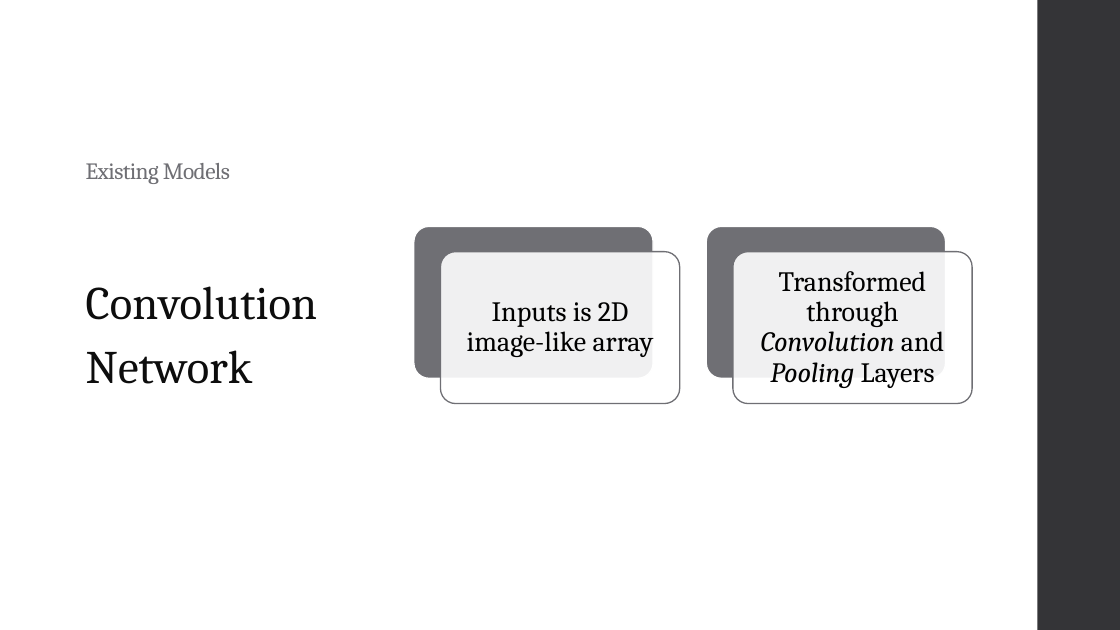
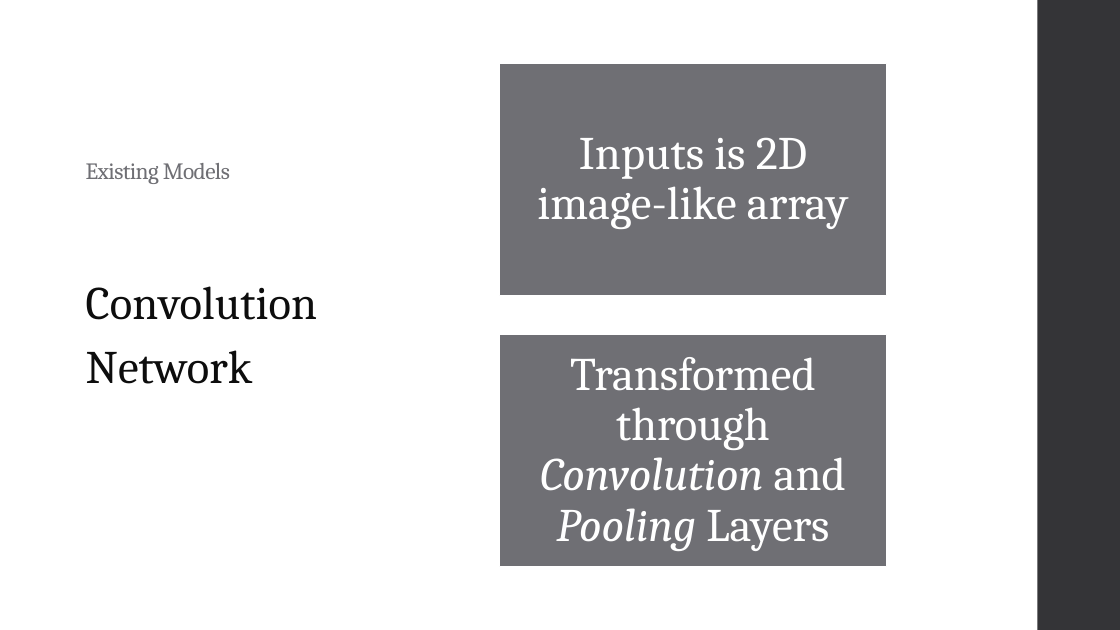
Before and after one commit to landonbuell/Buell-Senior-Thesis, a slide deck: slide 8 of JMMPaper/Musical Instrument Classification Using a Hybrid Neural Network BuellShort.pptx. Drawn at 1120x630 pixels with LibreOffice and Linux fonts; fonts in the diff are those of the drawing. Boxes give left, top, right and bottom in pixels: in the first picture for what was removed or moved away, otherwise in the second. Text is boxed around its words. In the diff, an @@ line names an element or a change of style, - is before the commit and + after.

```diff
--- a/JMMPaper/Musical Instrument Classification Using a Hybrid Neural Network BuellShort.pptx
+++ b/JMMPaper/Musical Instrument Classification Using a Hybrid Neural Network BuellShort.pptx
@@ text "Inputs is 2D image-like array" at (537, 138, 848, 229): size 24 to 40 pt, text colour #000000 to #FFFFFF; more space between paragraphs @@
@@ text "Inputs is 2D image-like array": place and size @@
-text "Inputs is 2D image-like array" at (467, 302, 654, 357)
+text "Inputs is 2D image-like array" at (537, 138, 848, 229)
@@ rectangle added at (500, 63, 887, 296), fill #6F6F74, outline #FFFFFF 1.1 pt @@
@@ group removed at (414, 227, 972, 404): 4 rounded rectangles @@
@@ text "Transformed through Convolution and Pooling ...": place and size @@
-text "Transformed through Convolution and Pooling ..." at (761, 271, 944, 388)
+text "Transformed through Convolution and Pooling ..." at (540, 357, 846, 551)
@@ text "Transformed through Convolution and Pooling ..." at (540, 357, 846, 551): size 24 to 40 pt, text colour #000000 to #FFFFFF; more space between paragraphs @@
@@ rectangle added at (500, 334, 887, 567), fill #6F6F74, outline #FFFFFF 1.1 pt @@
```
Also in this commit, not shown: 10 other slides changed, 4 slides added, 1 slide removed, 6 other files.
